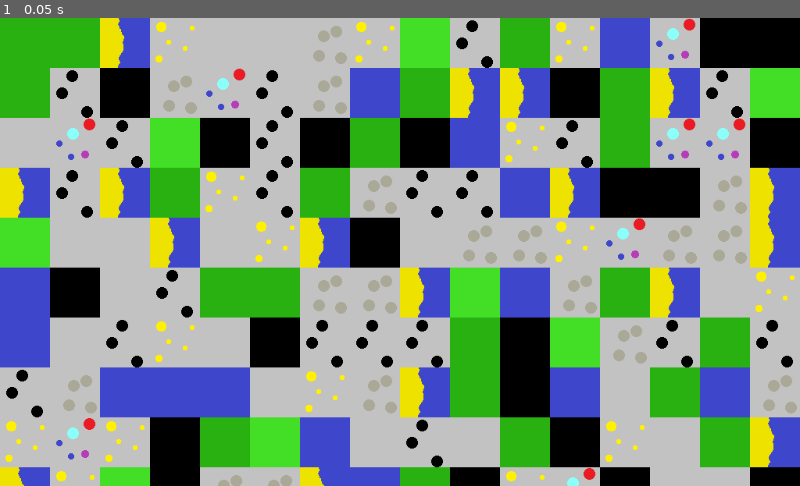
Above: before the commit, frame 1.
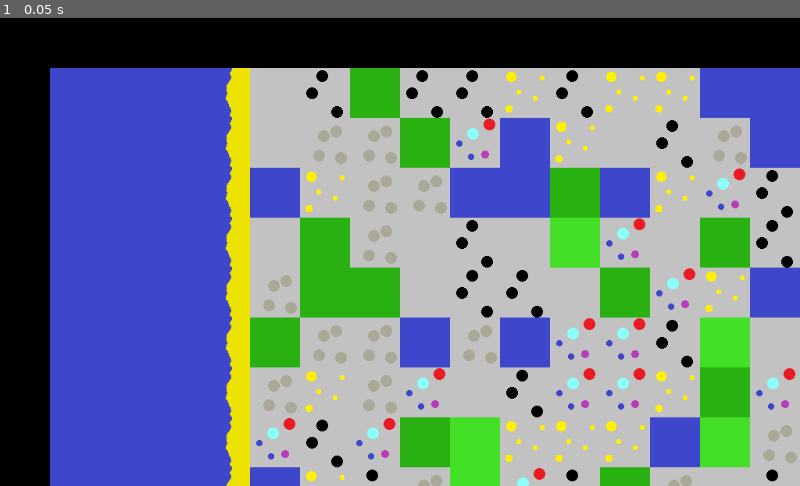
Above: after the commit, the same moment.

Repository: Elephant34/CitySim
Game: Godot game, scene res://assets/scenes/gameMap.tscn
Same seed, same stepped clock (60 frames per second), same inputs: the game is played once before the commit and once after it. The project has no main scene, so this scene is started directly.
Inputs:
- Up to frame 1 (0.05 s): no input

The runs differ from the first frame. In frame 1, 77% of the frame differs, in the area x 0-100%, y 0-100%.

Commit message:
Added bored and ocean to map gen

Diff:
--- a/assets/scenes/gameMap.tscn
+++ b/assets/scenes/gameMap.tscn
@@ -18,7 +18,7 @@
 1/texture = ExtResource( 1 )
 1/tex_offset = Vector2( 0, 0 )
 1/modulate = Color( 1, 1, 1, 1 )
-1/region = Rect2( 64, 0, 64, 64 )
+1/region = Rect2( 0, 64, 64, 64 )
 1/tile_mode = 0
 1/occluder_offset = Vector2( 0, 0 )
 1/navigation_offset = Vector2( 0, 0 )
@@ -28,7 +28,7 @@
 2/texture = ExtResource( 1 )
 2/tex_offset = Vector2( 0, 0 )
 2/modulate = Color( 1, 1, 1, 1 )
-2/region = Rect2( 128, 0, 64, 64 )
+2/region = Rect2( 64, 64, 64, 64 )
 2/tile_mode = 0
 2/occluder_offset = Vector2( 0, 0 )
 2/navigation_offset = Vector2( 0, 0 )
@@ -38,7 +38,7 @@
 3/texture = ExtResource( 1 )
 3/tex_offset = Vector2( 0, 0 )
 3/modulate = Color( 1, 1, 1, 1 )
-3/region = Rect2( 192, 0, 64, 64 )
+3/region = Rect2( 128, 64, 64, 64 )
 3/tile_mode = 0
 3/occluder_offset = Vector2( 0, 0 )
 3/navigation_offset = Vector2( 0, 0 )
@@ -48,7 +48,7 @@
 4/texture = ExtResource( 1 )
 4/tex_offset = Vector2( 0, 0 )
 4/modulate = Color( 1, 1, 1, 1 )
-4/region = Rect2( 256, 0, 64, 64 )
+4/region = Rect2( 192, 64, 64, 64 )
 4/tile_mode = 0
 4/occluder_offset = Vector2( 0, 0 )
 4/navigation_offset = Vector2( 0, 0 )
@@ -58,7 +58,7 @@
 5/texture = ExtResource( 1 )
 5/tex_offset = Vector2( 0, 0 )
 5/modulate = Color( 1, 1, 1, 1 )
-5/region = Rect2( 0, 64, 64, 64 )
+5/region = Rect2( 256, 0, 64, 64 )
 5/tile_mode = 0
 5/occluder_offset = Vector2( 0, 0 )
 5/navigation_offset = Vector2( 0, 0 )
@@ -68,7 +68,7 @@
 6/texture = ExtResource( 1 )
 6/tex_offset = Vector2( 0, 0 )
 6/modulate = Color( 1, 1, 1, 1 )
-6/region = Rect2( 64, 64, 64, 64 )
+6/region = Rect2( 64, 0, 64, 64 )
 6/tile_mode = 0
 6/occluder_offset = Vector2( 0, 0 )
 6/navigation_offset = Vector2( 0, 0 )
@@ -78,7 +78,7 @@
 7/texture = ExtResource( 1 )
 7/tex_offset = Vector2( 0, 0 )
 7/modulate = Color( 1, 1, 1, 1 )
-7/region = Rect2( 128, 64, 64, 64 )
+7/region = Rect2( 128, 0, 64, 64 )
 7/tile_mode = 0
 7/occluder_offset = Vector2( 0, 0 )
 7/navigation_offset = Vector2( 0, 0 )
@@ -88,7 +88,7 @@
 8/texture = ExtResource( 1 )
 8/tex_offset = Vector2( 0, 0 )
 8/modulate = Color( 1, 1, 1, 1 )
-8/region = Rect2( 192, 64, 64, 64 )
+8/region = Rect2( 192, 0, 64, 64 )
 8/tile_mode = 0
 8/occluder_offset = Vector2( 0, 0 )
 8/navigation_offset = Vector2( 0, 0 )
@@ -109,3 +109,6 @@
 tile_set = SubResource( 1 )
 format = 1
 script = ExtResource( 2 )
+
+[node name="Camera2D" type="Camera2D" parent="."]
+position = Vector2( 6630.32, 6389.01 )
--- a/assets/scripts/gameMap.gd
+++ b/assets/scripts/gameMap.gd
@@ -1,6 +1,23 @@
 extends TileMap
 
 var grid
+var tile
+
+var width = globals.map_size.x
+var height = globals.map_size.y
+
+var name_map = {
+	"Grass": 0,
+	"Forest": 6,
+	"Gold": 7,
+	"Beach": 8,
+	"Stone": 5,
+	"Coal": 1,
+	"Iron": 2,
+	"Gem": 3,
+	"Water": 4,
+	"Void": 9
+}
 
 func _ready():
 	grid = load_grid()
@@ -8,7 +25,7 @@
 	if not grid:
 		grid = generate_grid()
 
-	globals.save_grid(grid)
+		globals.save_grid(grid)
 
 	draw_grid()
 
@@ -33,19 +50,31 @@
 	# Gemerates a new random map
 
 	var new_grid = []
-	new_grid.resize(100)
+	new_grid.resize(width)
 
-	for column in 100:
+	for column in width:
 		new_grid[column] = []
-		new_grid[column].resize(100)
-		for row in 100:
-			var tile = globals.rng_generate(0,9)
+		new_grid[column].resize(height)
+		for row in height:
+			# Sets the predetermind layout sections
+			if column in [0, width-1] or row in [0, height-1]:
+				# Gived edges
+				tile = name_map["Void"]
+			elif column in [0, 1, 2, 3]:
+				# Give ocean
+				tile = name_map["Water"]
+			elif column == 4:
+				# Give beach
+				tile = name_map["Beach"]
+			else:
+				# Fills in main tiles with random areas
+				tile = globals.rng_generate(0,7)
 
 			new_grid[column][row] = tile
 
 	return new_grid
 
 func draw_grid():
-	for column in 100:
-		for row in 100:
+	for column in width:
+		for row in height:
 			set_cell(column, row, grid[column][row])
--- a/assets/scripts/globals.gd
+++ b/assets/scripts/globals.gd
@@ -1,6 +1,8 @@
 extends Node
 
 var rng = RandomNumberGenerator.new()
+
+var map_size = Vector2(110, 110)
 
 func _ready():
     rng.randomize()
--- a/project.godot
+++ b/project.godot
@@ -24,4 +24,5 @@
 
 [rendering]
 
+quality/2d/use_pixel_snap=true
 environment/default_environment="res://default_env.tres"
Binary file changed: assets/art/gameTiles.png
